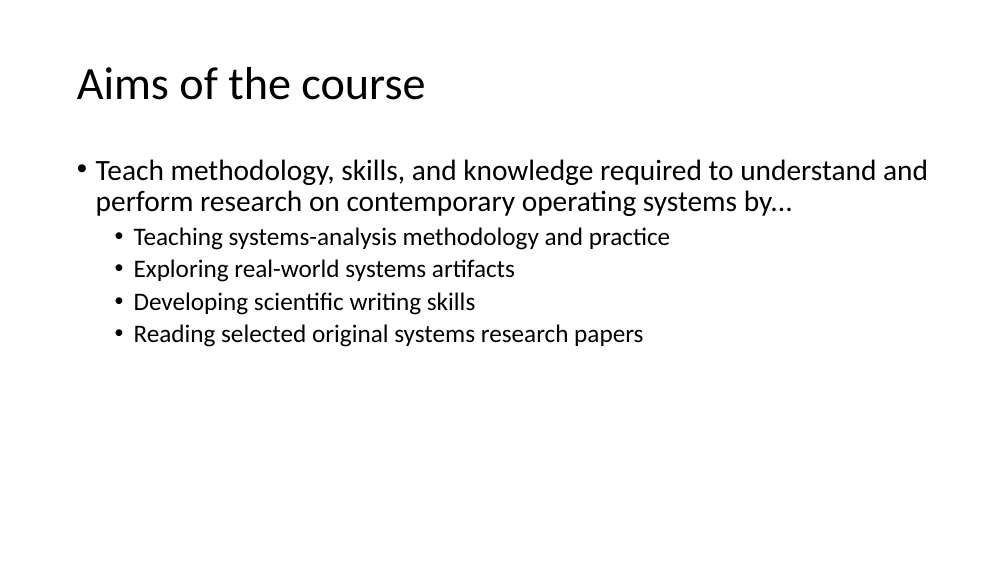
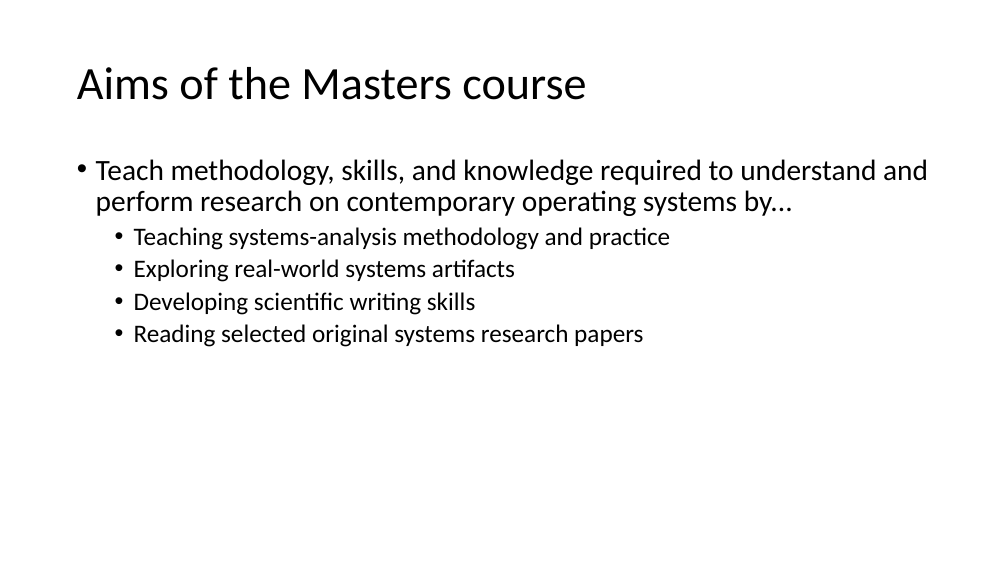
Before and after one commit to teachbsd/course, a slide deck: slide 7 of teaching_with_freebsd.pptx (slide 4 before the commit). Drawn at 1008x567 pixels with LibreOffice and Linux fonts; fonts in the diff are those of the drawing. Boxes give left, top, right and bottom in pixels: in the first picture for what was removed or moved away, otherwise in the second. Text is boxed around its words. In the diff, an @@ line names an element or a change of style, - is before the commit and + after.

Commit message:
Add more of the material from the undergrad course

```diff
--- a/teaching_with_freebsd.pptx
+++ b/teaching_with_freebsd.pptx
@@ title at [77,67,586,100]: text changed @@
-Aims of the course
+Aims of the Masters course
```
Also in this commit, not shown: 5 other slides changed, 7 slides added.
